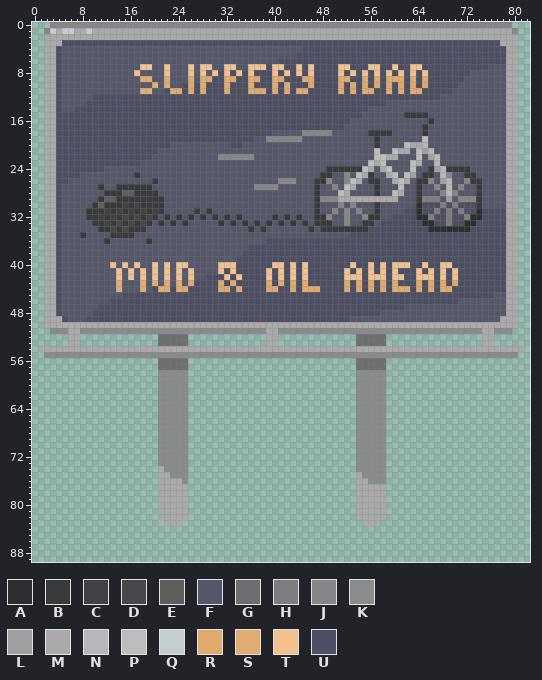
Edited in one commit: sprite sheet (Assets/Sprites/Billboards/OilSign.PNG). Above: the version before the commit.
The file is 83x90 pixels. Pixels under 10% opacity are left out. Colours within 5 levels of each other are drawn and written as one.
Palette (. is transparent): A #2e2e2e  B #383b3c  C #414243  D #494848  E #5f5f5e  F #55576b  G #6d6e6e  H #7e7e7e  J #868686  K #898c8c  L #a0a0a0  M #aba9a9  N #b7b7b7  P #bdbdbd  Q #c5cdce  R #e1a96b  S #e1ac72  T #f2c18d  U #4c4e64
The same view after the edit:
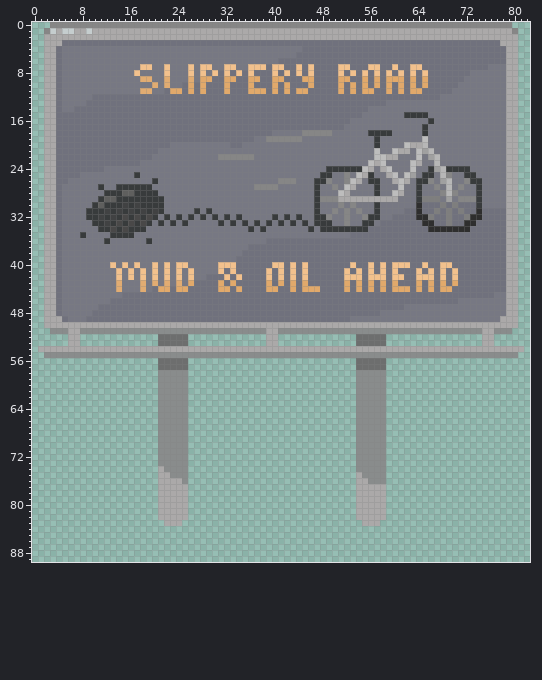
Change:
colour F: #55576b -> #777883
colour U: #4c4e64 -> #70717d
